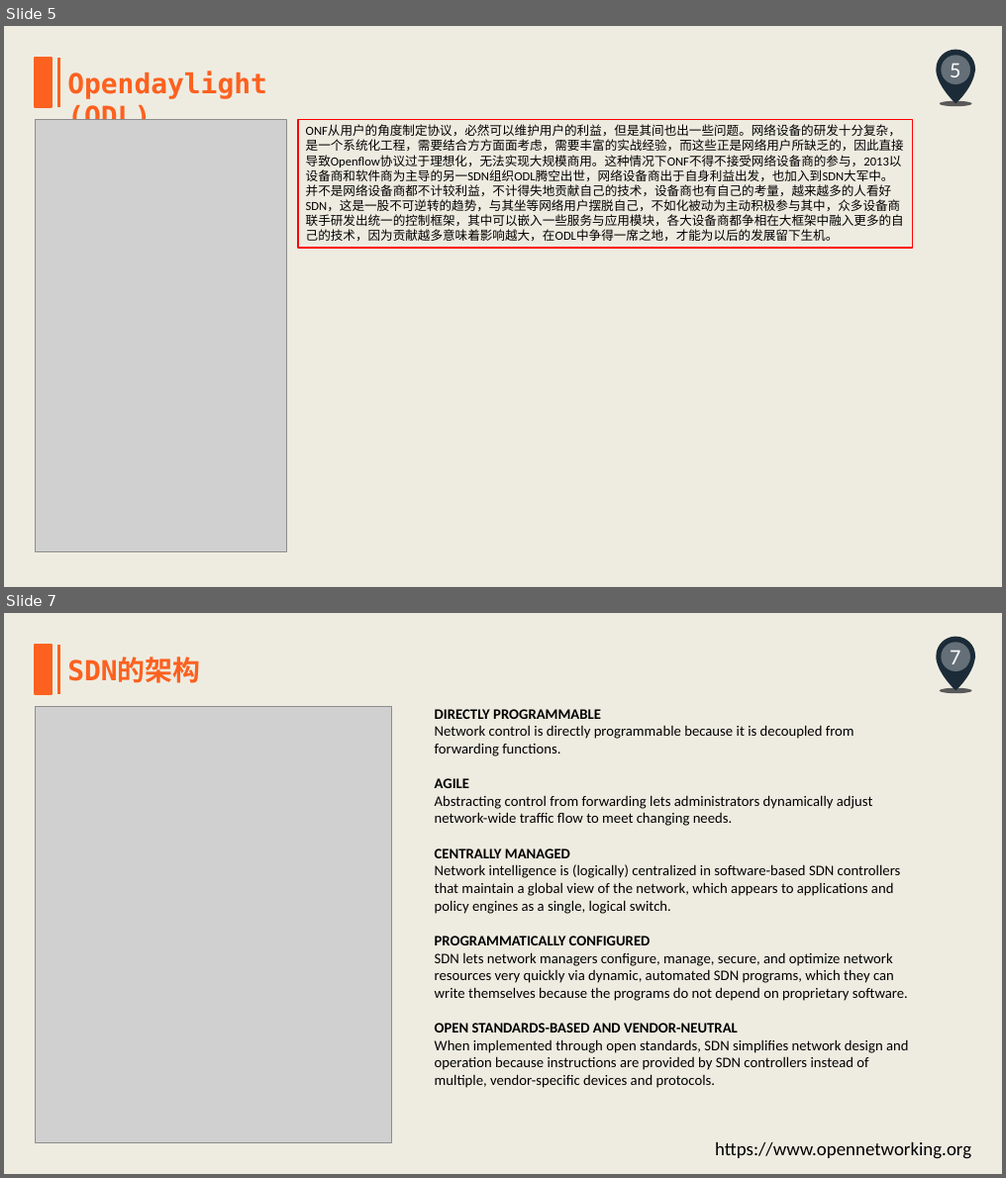
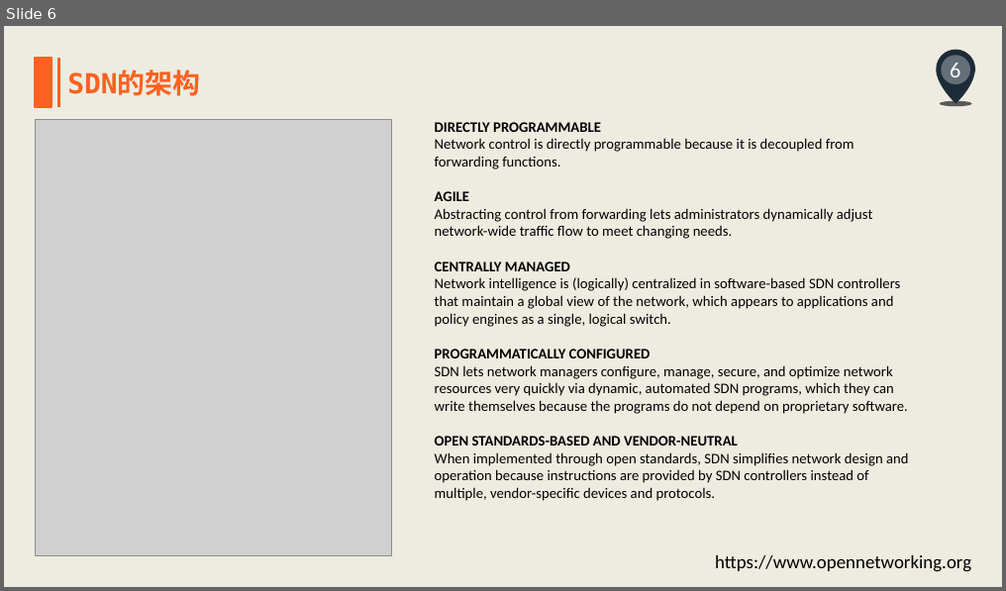
Before and after one commit to ZhouRock/NewTechnology, a slide deck: SDN/SDN入门之旅.pptx. Shown one above the other, each under a label of ours: slides 5 and 7 before the commit, slide 6 after it; the slides between them are not shown. The pictures are 1006x1178 and 1006x591 pixels, drawn with LibreOffice and Linux fonts; fonts in the diff are those of the drawing; grey boxes stand for pictures. Boxes give left, top, right and bottom in pixels: in the first picture for what was removed or moved away, otherwise in the second. Text is boxed around its words. In the diff, an @@ line names an element or a change of style, - is before the commit and + after.

```diff
--- a/SDN/SDN入门之旅.pptx
+++ b/SDN/SDN入门之旅.pptx
@@ slide 5 removed at <box>4,26,1002,587</box>, background #EEECE1; not listed: 3 template elements that a slide beside it also shows @@
@@ rectangle removed at <box>35,58,52,107</box> @@
@@ line removed from (58, 58) to (58, 107) @@
@@ text removed at <box>67,71,267,120</box> @@
-Opendaylight (ODL)
@@ page number removed at <box>949,63,960,84</box> @@
-5
@@ picture removed at <box>36,120,287,553</box> @@
@@ rectangle removed at <box>298,120,912,249</box> @@
-ONF从用户的角度制定协议，必然可以维护用户的利益，但是其间也出一些问题。网络设备的研发十分复杂，是一个系统化工程，需要结合方方面面考虑，需要丰富的实战经验，而这些正是网络用户所缺乏的，因此直接导致Openflow协议过于理想化，无法实现大规模商用。这种情况下ONF不得不接受网络设备商的参与，2013以设备商和软件商为主导的另一SDN组织ODL腾空出世，网络设备商出于自身利益出发，也加入到SDN大军中。并不是网络设备商都不计较利益，不计得失地贡献自己的技术，设备商也有自己的考量，越来越多的人看好SDN，这是一股不可逆转的趋势，与其坐等网络用户摆脱自己，不如化被动为主动积极参与其中，众多设备商联手研发出统一的控制框架，其中可以嵌入一些服务与应用模块，各大设备商都争相在大框架中融入更多的自己的技术，因为贡献越多意味着影响越大，在ODL中争得一席之地，才能为以后的发展留下生机。
@@ what was slide 7 is now slide 6 @@
@@ page number at <box>949,63,960,84</box>: text changed @@
-7
+6
```
Also in this commit, not shown: 3 slides changed, 2 slides added, 1 other slide removed, 1 other file.
